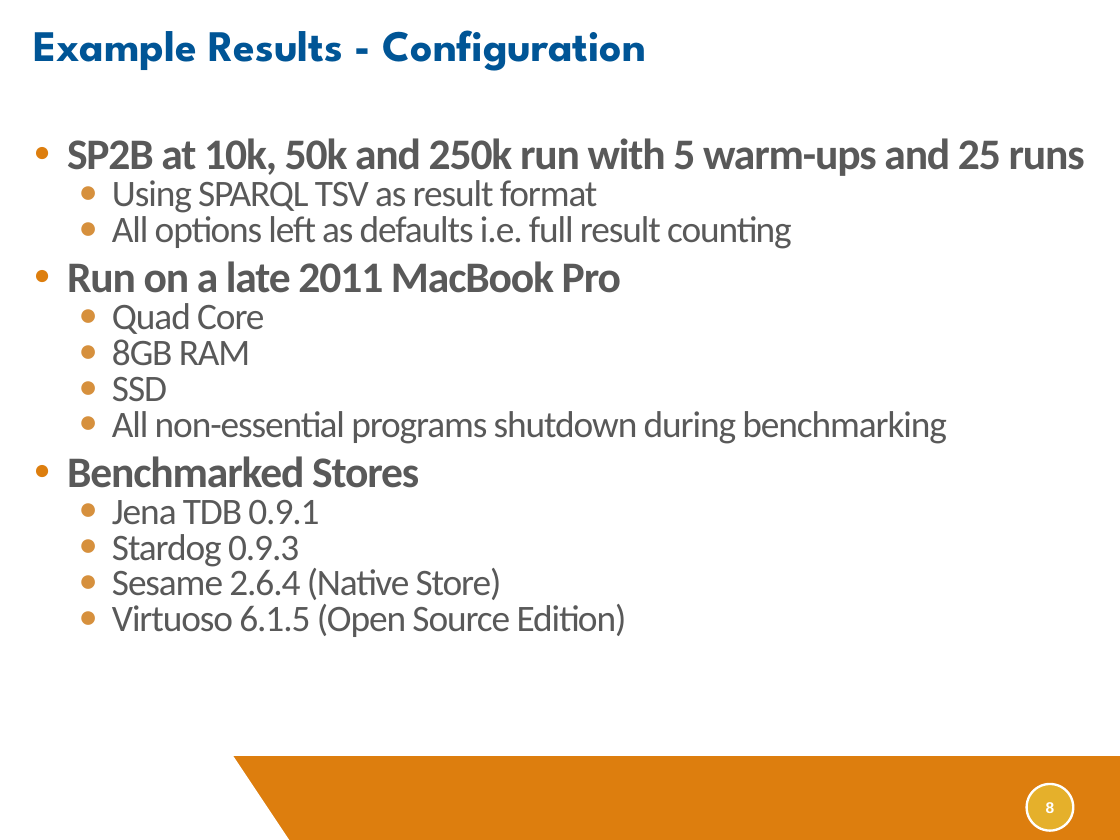
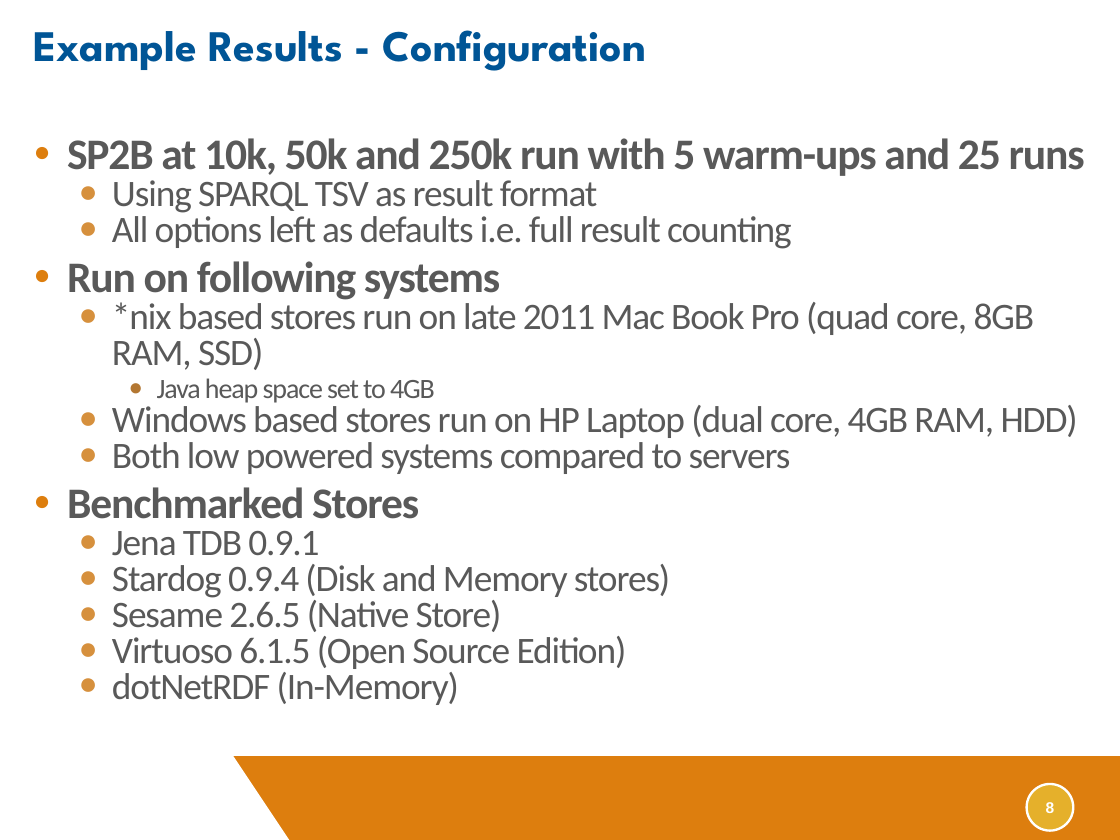
Before and after one commit to JohnGoldsmith/dotnetrdf-wiki, a slide deck: slide 8 of Slides/SemTech West 2012 Conference Presentation.pptx. Drawn at 1120x840 pixels with LibreOffice and Linux fonts; fonts in the diff are those of the drawing; background and template pictures are left out. Boxes give left, top, right and bottom in pixels: in the first picture for what was removed or moved away, otherwise in the second. Text is boxed around its words. In the diff, an @@ line names an element or a change of style, - is before the commit and + after.

```diff
--- a/Slides/SemTech West 2012 Conference Presentation.pptx
+++ b/Slides/SemTech West 2012 Conference Presentation.pptx
@@ text at (67, 261, 1078, 474): text changed @@
-● Run on a late 2011 MacBook Pro
-  ● Quad Core
-  ● 8GB RAM
-  ● SSD
-  ● All non-essential programs shutdown during benchmarking
+● Run on following systems
+  ● *nix based stores run on late 2011 Mac Book Pro (quad core, 8GB RAM, SSD)
+    ● Java heap space set to 4GB
+  ● Windows based stores run on HP Laptop (dual core, 4GB RAM, HDD)
+  ● Both low powered systems compared to servers
@@ text at (112, 564, 670, 637): text changed @@
-  ● Stardog 0.9.3
-  ● Sesame 2.6.4 (Native Store)
+  ● Stardog 0.9.4 (Disk and Memory stores)
+  ● Sesame 2.6.5 (Native Store)
@@ text at (112, 668, 459, 705): paragraph added @@
+  ● dotNetRDF (In-Memory)
```
Also in this commit, not shown: 2 slides added.
